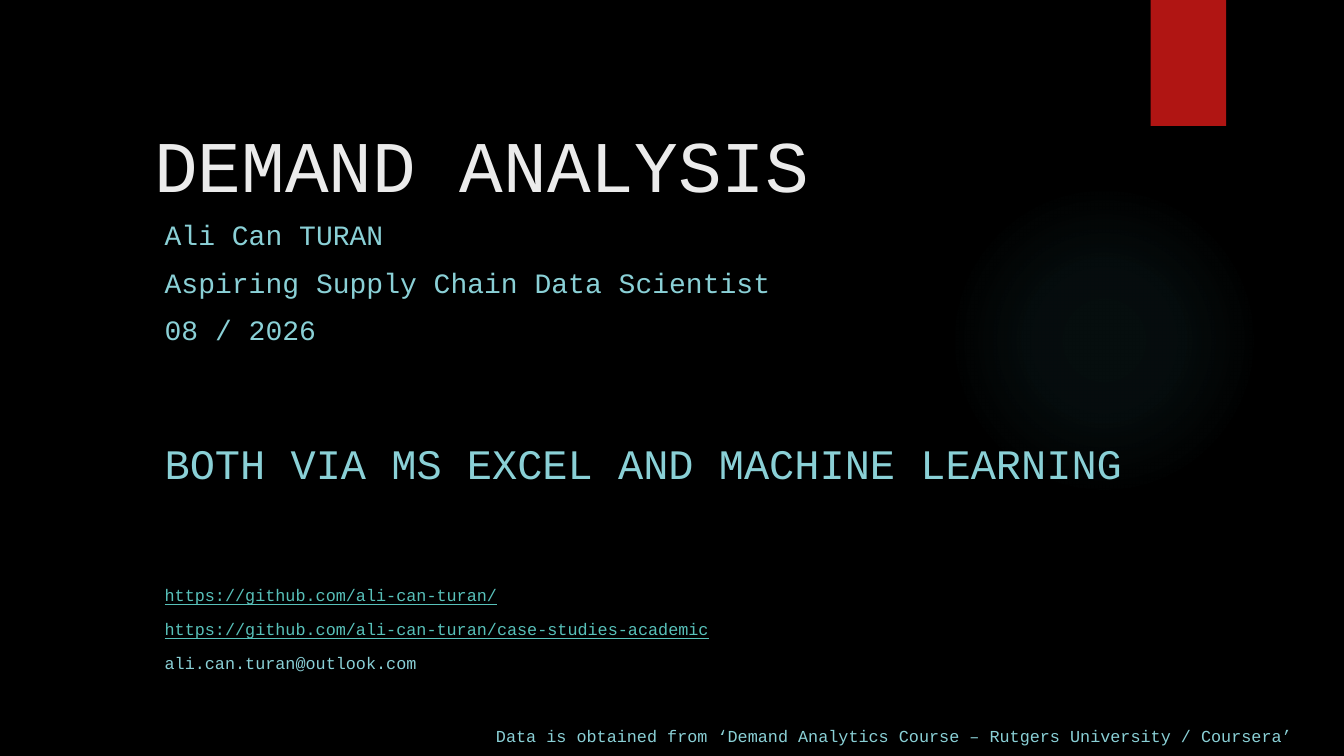
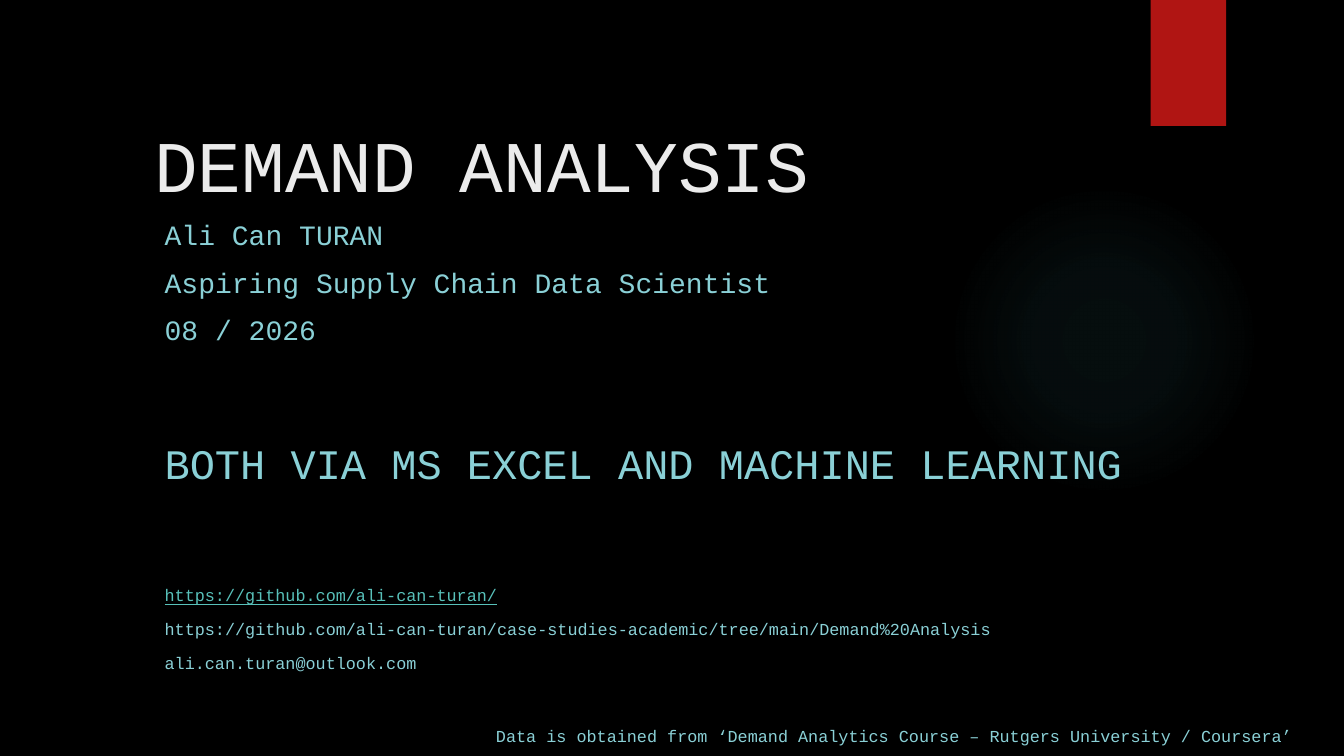
Before and after one commit to ali-can-turan/case-studies-academic, a slide deck: slide 1 of Demand Analysis/demand_analysis.pptx. Drawn at 1344x756 pixels with LibreOffice and Linux fonts; fonts in the diff are those of the drawing; background and template pictures are left out. Boxes give left, top, right and bottom in pixels: in the first picture for what was removed or moved away, otherwise in the second. Text is boxed around its words. In the diff, an @@ line names an element or a change of style, - is before the commit and + after.

Commit message:
github link added

```diff
--- a/Demand Analysis/demand_analysis.pptx
+++ b/Demand Analysis/demand_analysis.pptx
@@ text at (165, 623, 991, 639): text changed; text colour #58C1BA to #8AD0D6 @@
-https://github.com/ali-can-turan/case-studies-academic
+https://github.com/ali-can-turan/case-studies-academic/tree/main/Demand%20Analysis
```
Also in this commit, not shown: 1 other file.
